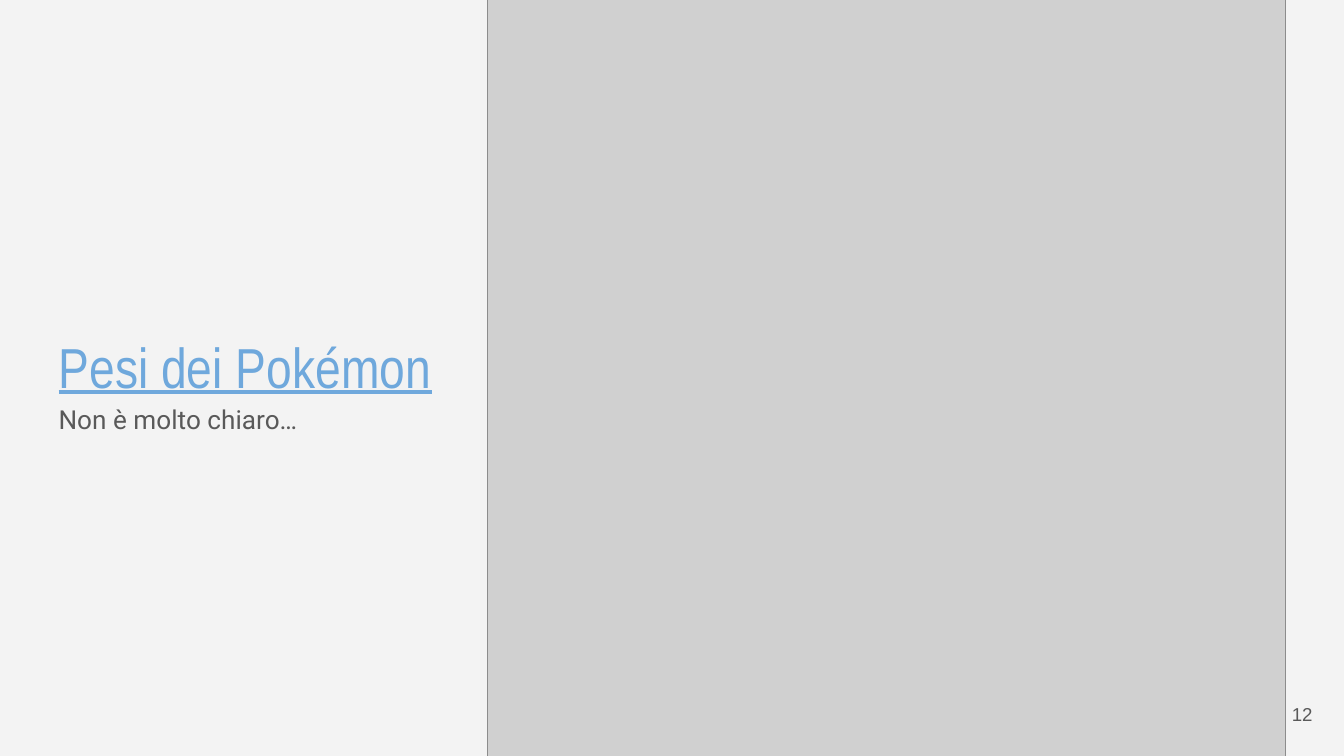
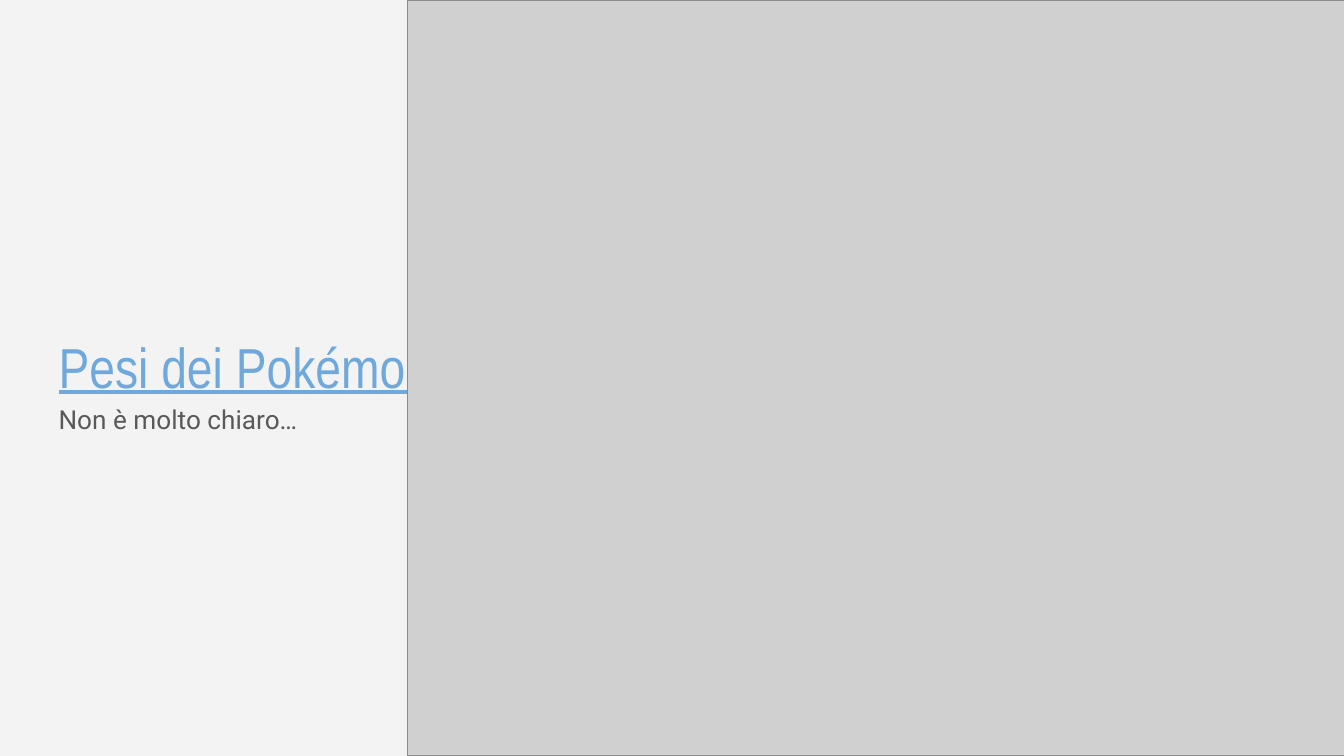
Before and after one commit to Mantotheale/PokemonScientificVisualization, a slide deck: slide 13 of Pokemon - Visualizzazione Scientifica.pptx. Drawn at 1344x756 pixels with LibreOffice and Linux fonts; fonts in the diff are those of the drawing; grey boxes stand for pictures. Boxes give left, top, right and bottom in pixels: in the first picture for what was removed or moved away, otherwise in the second. Text is boxed around its words. In the diff, an @@ line names an element or a change of style, - is before the commit and + after.

```diff
--- a/Pokemon - Visualizzazione Scientifica.pptx
+++ b/Pokemon - Visualizzazione Scientifica.pptx
@@ picture: place and size @@
-picture at <box>488,0,1286,756</box>
+picture at <box>407,0,1344,755</box>
@@ text removed at <box>1292,708,1313,721</box> @@
-12
```
Also in this commit, not shown: 1 other slide changed, 1 other file.
